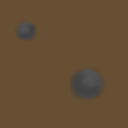
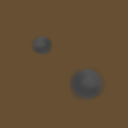
Layers edited between the first and the second 128px x 128px image:
added layer "Layer 2" above "Background" over [18, 26, 53, 55]
painted on "Background" over [14, 21, 38, 42]
